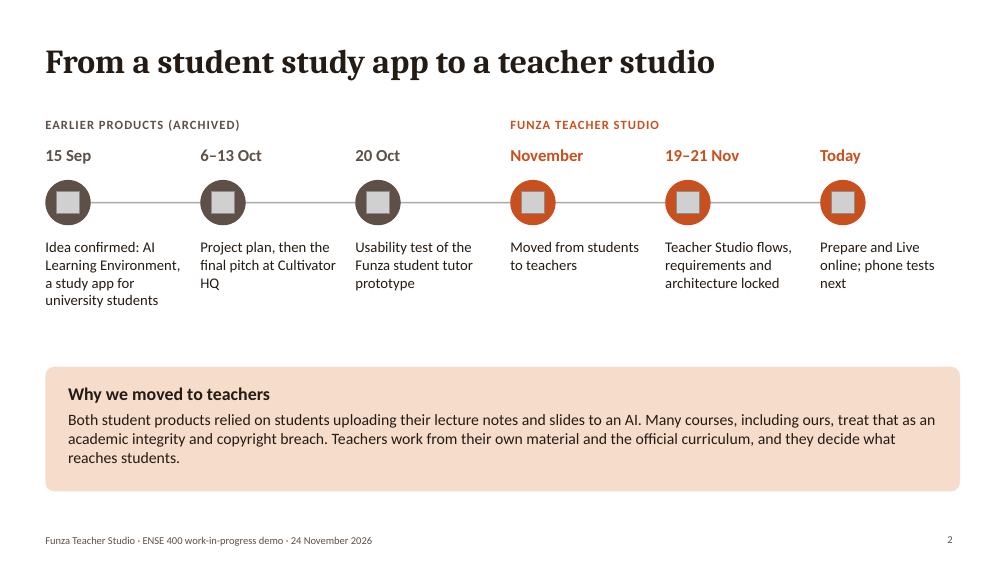
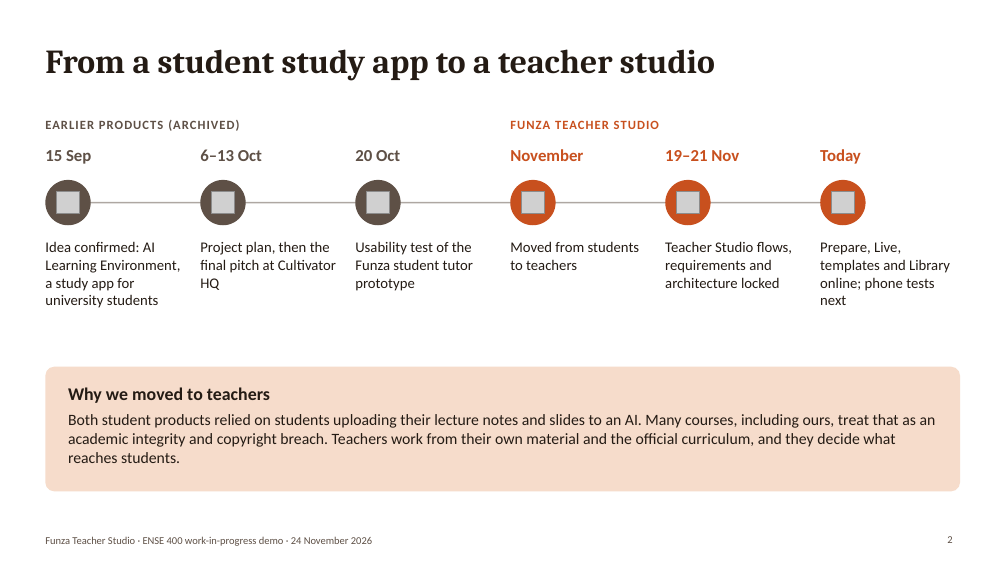
Before and after one commit to Binborg1/Final-2027, a slide deck: slide 2 of docs/06_presentations/01_work_in_progress_demo/01_work_in_progress_demo.pptx. Drawn at 1008x567 pixels with LibreOffice and Linux fonts; fonts in the diff are those of the drawing; grey boxes stand for pictures. Boxes give left, top, right and bottom in pixels: in the first picture for what was removed or moved away, otherwise in the second. Text is boxed around its words. In the diff, an @@ line names an element or a change of style, - is before the commit and + after.

Commit message:
teacher studio 1

```diff
--- a/docs/06_presentations/01_work_in_progress_demo/01_work_in_progress_demo.pptx
+++ b/docs/06_presentations/01_work_in_progress_demo/01_work_in_progress_demo.pptx
@@ text at [820,242,950,305]: text changed @@
-Prepare and Live online; phone tests next
+Prepare, Live, templates and Library online; phone tests next
```
Also in this commit, not shown: 3 other slides changed, 1 slide added, 3 other files.
